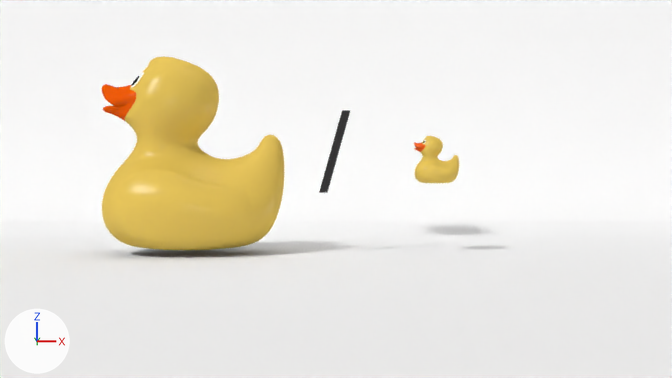
The Blender file content/blog/algorithm-linear-search/jarednielsen-algorithm-linear-search.blend: old version first, new version second.
One viewpoint serves both versions: the file's camera 'Camera'. Arrows for +X, +Y and +Z are at lower left; the lights stay in place. Text is drawn in Blender's own font.

The older version as bpy lines, for what is in view:
```python
ob_plane = bpy.data.objects.new('Plane', me_plane)
ob_plane.location = (6.0, 0.0, -1.06)
ob_plane.scale = (16.0, 16.0, 16.0)
ob_rubber_duck_eyes = bpy.data.objects.new('Rubber Duck Eyes', me_circle)
ob_rubber_duck_eyes.location = (3.08, 0.06, -0.07)
ob_rubber_duck_eyes.rotation_euler = (-0.0873, 0.0, -1.571)  # degrees (-5, 0, -90)
ob_rubber_duck_eyes.scale = (1.09, 1.09, 1.09)
ob_rubber_duck_eyes_001 = bpy.data.objects.new('Rubber Duck Eyes.001', me_circle_001)
ob_rubber_duck_eyes_001.location = (8.05, 0.06, 0.59)
ob_rubber_duck_eyes_001.rotation_euler = (-0.0873, 0.0, -1.571)  # degrees (-5, 0, -90)
ob_rubber_duck_eyes_001.scale = (0.273, 0.273, 0.273)
ob_text = bpy.data.objects.new('Text', txt_text)
ob_text.location = (5.64, 0.0, 0.2)
ob_text.rotation_euler = (1.571, 0.0, 0.0)  # degrees (90, 0, 0)
ob_text.scale = (2.38, 2.38, 2.38)
```
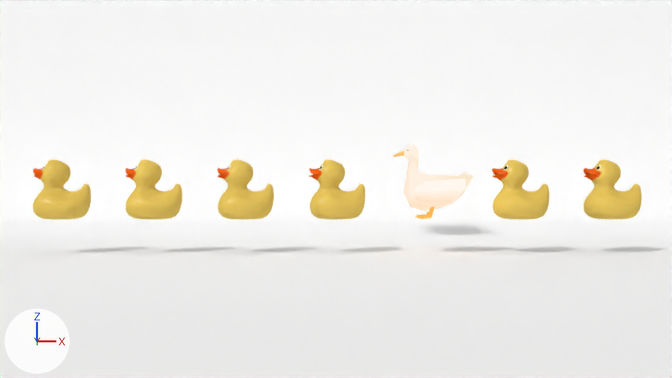
Changed parts and their boxes [x1, y1, x2, y2] in the pictures (672 x 378 px):
'Rubber Duck Eyes', moved, rescaled (69% narrower, 69% shorter)
    before: [102, 57, 284, 250]
    after: [309, 160, 365, 219]
'Rubber Duck Eyes.001', moved, rescaled (26% wider, 25% taller)
    before: [414, 136, 459, 183]
    after: [492, 160, 549, 219]
'DuckWhite', added
    after: [393, 145, 473, 219]
'Rubber Duck Eyes.005', added
    after: [33, 160, 91, 219]
    faces in mat_rubber_duck_material: [33, 160, 91, 219]
'Rubber Duck Eyes.006', added
    after: [584, 160, 641, 219]
    faces in mat_rubber_duck_material: [584, 160, 641, 219]
'Rubber Duck Eyes.004', added
    after: [125, 160, 182, 219]
    faces in mat_rubber_duck_material: [125, 160, 182, 219]
'Rubber Duck Eyes.003', added
    after: [217, 160, 274, 219]
    faces in mat_rubber_duck_material: [217, 160, 274, 219]
'Text', deleted
    before: [319, 110, 350, 193]

Diff of the bpy script that builds the scene:
```diff
--- a/content/blog/algorithm-linear-search/jarednielsen-algorithm-linear-search.blend.py
+++ b/content/blog/algorithm-linear-search/jarednielsen-algorithm-linear-search.blend.py
@@ mat_material_004 @@
+mat_material_004 = bpy.data.materials.new('Material.004')
+mat_material_004.use_nodes = True; mat_material_004.node_tree.nodes.clear()
+_N = mat_material_004.node_tree.nodes; _L = mat_material_004.node_tree.links
+n0 = _N.new('ShaderNodeOutputMaterial'); n0.name = 'Material Output'
+n1 = _N.new('ShaderNodeEmission'); n1.name = 'Emission'
+n2 = _N.new('ShaderNodeAttribute'); n2.name = 'Attribute'
+n2.attribute_name = 'Col'
+_L.new(n1.outputs[0], n0.inputs[0])  # 'Emission' to 'Surface'
+_L.new(n2.outputs[0], n1.inputs[0])  # 'Color' to 'Color'
@@ ob_rubber_duck_eyes @@
 ob_rubber_duck_eyes = bpy.data.objects.new('Rubber Duck Eyes', me_circle)
-ob_rubber_duck_eyes.location = (3.08, 0.06, -0.07)
+ob_rubber_duck_eyes.location = (6.02, 0.06, -0.09)
 ob_rubber_duck_eyes.rotation_euler = (-0.0873, 0.0, -1.571)  # degrees (-5, 0, -90)
-ob_rubber_duck_eyes.scale = (1.09, 1.09, 1.09)
+ob_rubber_duck_eyes.scale = (0.341, 0.341, 0.341)
 _m = ob_rubber_duck_eyes.modifiers.new('Subsurf', 'SUBSURF')
@@ ob_rubber_duck_eyes_001 @@
 ob_rubber_duck_eyes_001 = bpy.data.objects.new('Rubber Duck Eyes.001', me_circle_001)
-ob_rubber_duck_eyes_001.location = (8.05, 0.06, 0.59)
+ob_rubber_duck_eyes_001.location = (9.77, 0.06, -0.09)
 ob_rubber_duck_eyes_001.rotation_euler = (-0.0873, 0.0, -1.571)  # degrees (-5, 0, -90)
-ob_rubber_duck_eyes_001.scale = (0.273, 0.273, 0.273)
+ob_rubber_duck_eyes_001.scale = (0.341, 0.341, 0.341)
 _m = ob_rubber_duck_eyes_001.modifiers.new('Subsurf', 'SUBSURF')
@@ ob_text @@
-ob_text = bpy.data.objects.new('Text', txt_text)
@@ ob_rubber_duck_eyes_006 @@
+ob_rubber_duck_eyes_006 = bpy.data.objects.new('Rubber Duck Eyes.006', me_circle_001.copy())  # the mesh of ob_rubber_duck_eyes_001; modifiers SUBSURF
+ob_rubber_duck_eyes_006.location = (11.64, 0.06, -0.09)
+ob_rubber_duck_eyes_006.rotation_euler = (-0.0873, 0.0, -1.571)  # degrees (-5, 0, -90)
+ob_rubber_duck_eyes_006.scale = (0.341, 0.341, 0.341)
@@ ob_rubber_duck_eyes_005 @@
+ob_rubber_duck_eyes_005 = bpy.data.objects.new('Rubber Duck Eyes.005', me_circle_001.copy())  # the mesh of ob_rubber_duck_eyes_001; modifiers SUBSURF
+ob_rubber_duck_eyes_005.location = (0.39, 0.06, -0.09)
+ob_rubber_duck_eyes_005.rotation_euler = (-0.0873, 0.0, -1.571)  # degrees (-5, 0, -90)
+ob_rubber_duck_eyes_005.scale = (0.341, 0.341, 0.341)
@@ ob_rubber_duck_eyes_004 @@
+ob_rubber_duck_eyes_004 = bpy.data.objects.new('Rubber Duck Eyes.004', me_circle_001.copy())  # the mesh of ob_rubber_duck_eyes_001; modifiers SUBSURF
+ob_rubber_duck_eyes_004.location = (2.27, 0.06, -0.09)
+ob_rubber_duck_eyes_004.rotation_euler = (-0.0873, 0.0, -1.571)  # degrees (-5, 0, -90)
+ob_rubber_duck_eyes_004.scale = (0.341, 0.341, 0.341)
@@ ob_rubber_duck_eyes_003 @@
+ob_rubber_duck_eyes_003 = bpy.data.objects.new('Rubber Duck Eyes.003', me_circle_001.copy())  # the mesh of ob_rubber_duck_eyes_001; modifiers SUBSURF
+ob_rubber_duck_eyes_003.location = (4.14, 0.06, -0.09)
+ob_rubber_duck_eyes_003.rotation_euler = (-0.0873, 0.0, -1.571)  # degrees (-5, 0, -90)
+ob_rubber_duck_eyes_003.scale = (0.341, 0.341, 0.341)
@@ ob_duckwhite @@
+ob_duckwhite = bpy.data.objects.new('DuckWhite', me_cube_000)  # 360 vertices, 364 faces; spans x -0.291..0.363, y -0.197..0.197, z -0.004..0.597
+ob_duckwhite.location = (7.89, -0.01, -0.34)
+ob_duckwhite.scale = (2.5, 2.5, 2.5)
```
